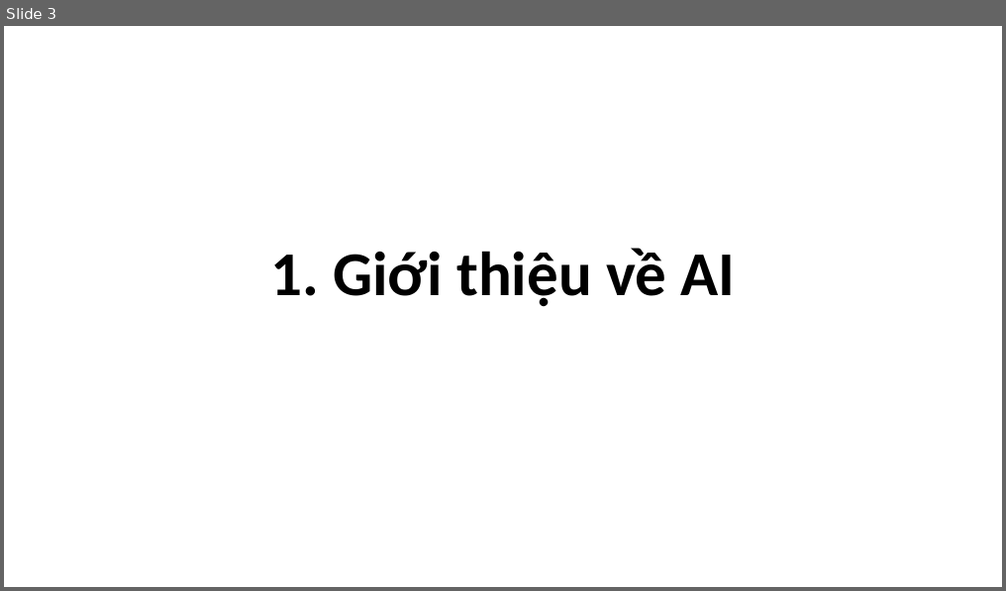
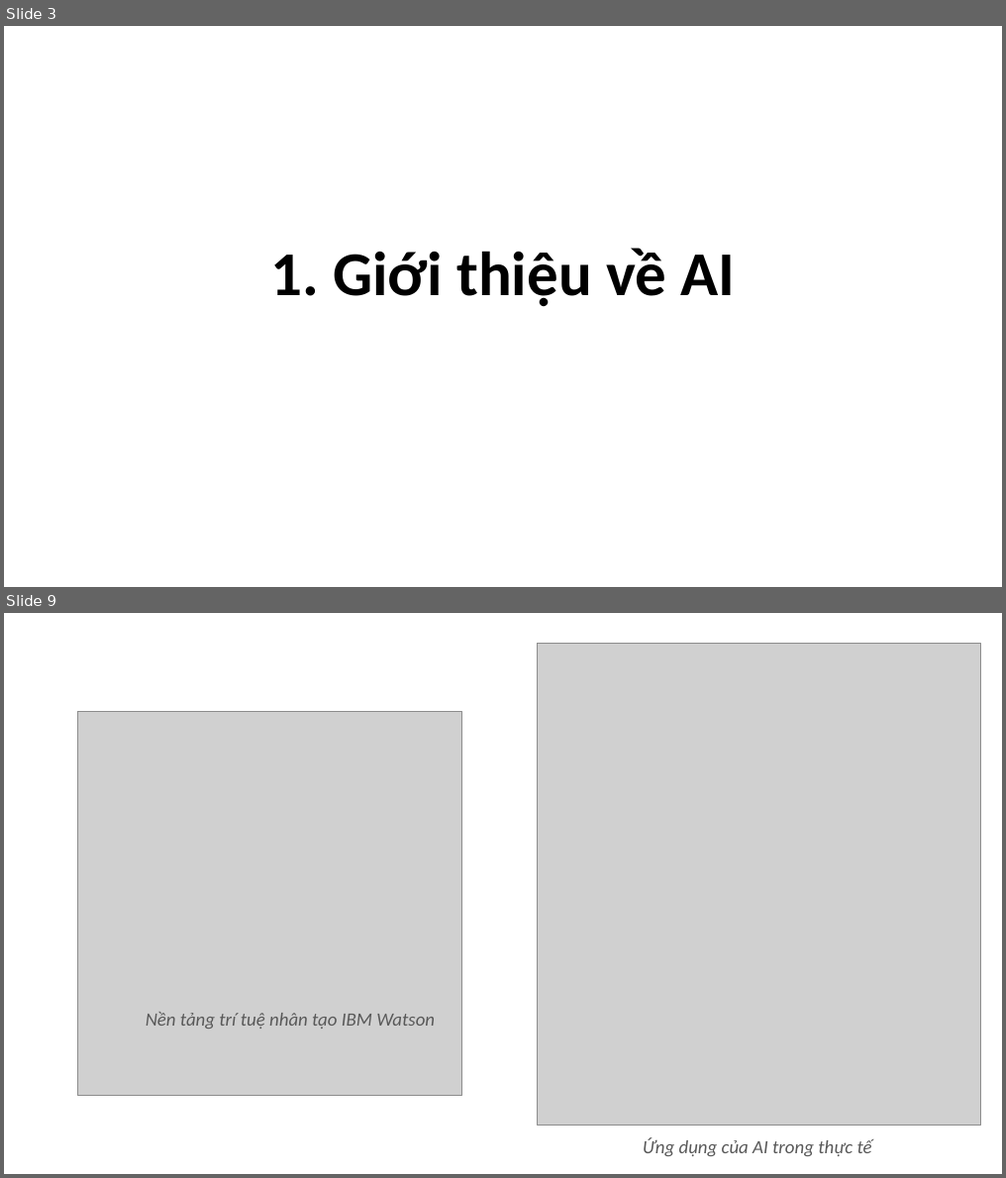
Before and after one commit to doantiendung0210/chuan-bi-lab, a slide deck: Tuan_1/Báo cáo tuần 1.pptx. Shown one above the other, each under a label of ours: slide 3 before the commit, slides 3 and 9 after it; the slides between them are not shown. The pictures are 1006x591 and 1006x1178 pixels, drawn with LibreOffice and Linux fonts; fonts in the diff are those of the drawing; grey boxes stand for pictures. Boxes give left, top, right and bottom in pixels: in the first picture for what was removed or moved away, otherwise in the second. Text is boxed around its words. In the diff, an @@ line names an element or a change of style, - is before the commit and + after.

```diff
--- a/Tuan_1/Báo cáo tuần 1.pptx
+++ b/Tuan_1/Báo cáo tuần 1.pptx
@@ slide 9 added at bbox=[4, 613, 1002, 1174], background #FFFFFF @@
@@ picture added at bbox=[538, 643, 980, 1126] @@
@@ picture added at bbox=[78, 712, 462, 1096] @@
@@ text added at bbox=[146, 1012, 435, 1029], 18 pt, text #595959, italic @@
+Nền tảng trí tuệ nhân tạo IBM Watson
@@ text added at bbox=[643, 1139, 872, 1157], 18 pt, text #595959, italic @@
+Ứng dụng của AI trong thực tế
```
Also in this commit, not shown: 1 slide changed, 25 other slides added.
